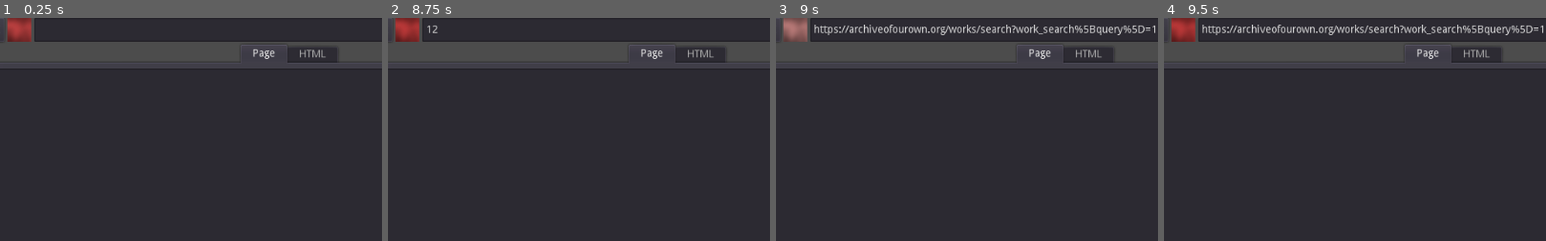
Above: before the commit, frames 1-4 (left to right).
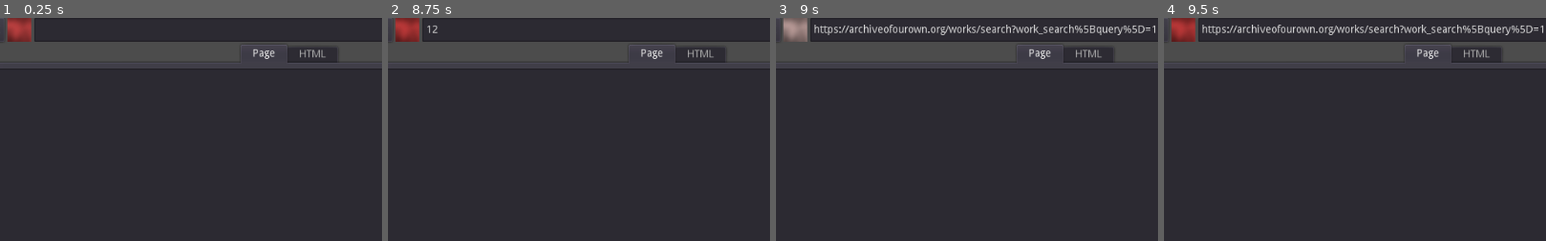
Above: after the commit, the same moments.

Repository: KaizNike/Lite-Web-Browser
Game: Godot game, scene res://src/App.tscn
The game is run twice, just before and just after one commit, with the same random seed, the same clock (stepped at 60 frames per second) and the same inputs.
Inputs (mouse positions are % of the whole screen's width and height, from its top left):
- Up to frame 1 (0.25 s): no input
- Up to frame 2 (8.75 s): click (45, 3) at 0.52 s; type "12" at 0.6 s; click (48, 97) at 0.75 s; type "12" at 0.83 s; click "<-" at 1.25 s; click "->" at 2 s; click "==>" at 2.75 s; click "Search" at 3.5 s; click "DDG" at 4.25 s; click "Wiki" at 5 s; click "AO3" at 5.75 s; click "<-" at 6.5 s; click "->" at 7.25 s; click "==>" at 8 s
- Up to frame 3 (9 s): click "Search" at 8.75 s
- Up to frame 4 (9.5 s): no input
The pictures show only the part of the screen within x 12-62%, y 0-50%; the shares and areas given below are measured in that part.

Frames 1-2 are identical in both runs. In frame 3, 0.3% of the frame differs, in the area x 2-8%, y 0-9%; in frame 4, less than 0.1%.

Commit message:
Search Fixed
- Help provided by Copilot.
- Fix was making sure last line wasn't greater than current line.

Diff:
--- a/KN Lite Web Browser/src/App.gd
+++ b/KN Lite Web Browser/src/App.gd
@@ -239,15 +239,26 @@
 #				searching = false
 #		print(terms)
 		new_term = page.search(new_text, 0, lineI, colI)
+		var last_lineI = 0
 		while new_term:
 			colI = new_term[TextEdit.SEARCH_RESULT_COLUMN] + new_text.length()
 			lineI = new_term[TextEdit.SEARCH_RESULT_LINE]
-			if lineI > 1:
-				print("Check")
-			if termsAmt > 537:
-				print("Stop Here")
+			if lineI < last_lineI:
+				break
+#			if lineI > 1:
+#				print(lineI)
+			if lineI >= page.get_line_count() - 50:
+				print(lineI)
 			page.set_line_as_bookmark(new_term[TextEdit.SEARCH_RESULT_LINE], true)
 			termsAmt += 1
+			if colI >= page.get_line(lineI).length():
+				colI = 0
+				lineI += 1
+			elif lineI >= page.get_line_count() - 1:
+				break
+			else:
+				colI += 1
+			last_lineI = lineI
 			new_term = page.search(new_text, 0, lineI, colI)
 		if termsAmt > 0:
 			colI = page.cursor_get_column()
